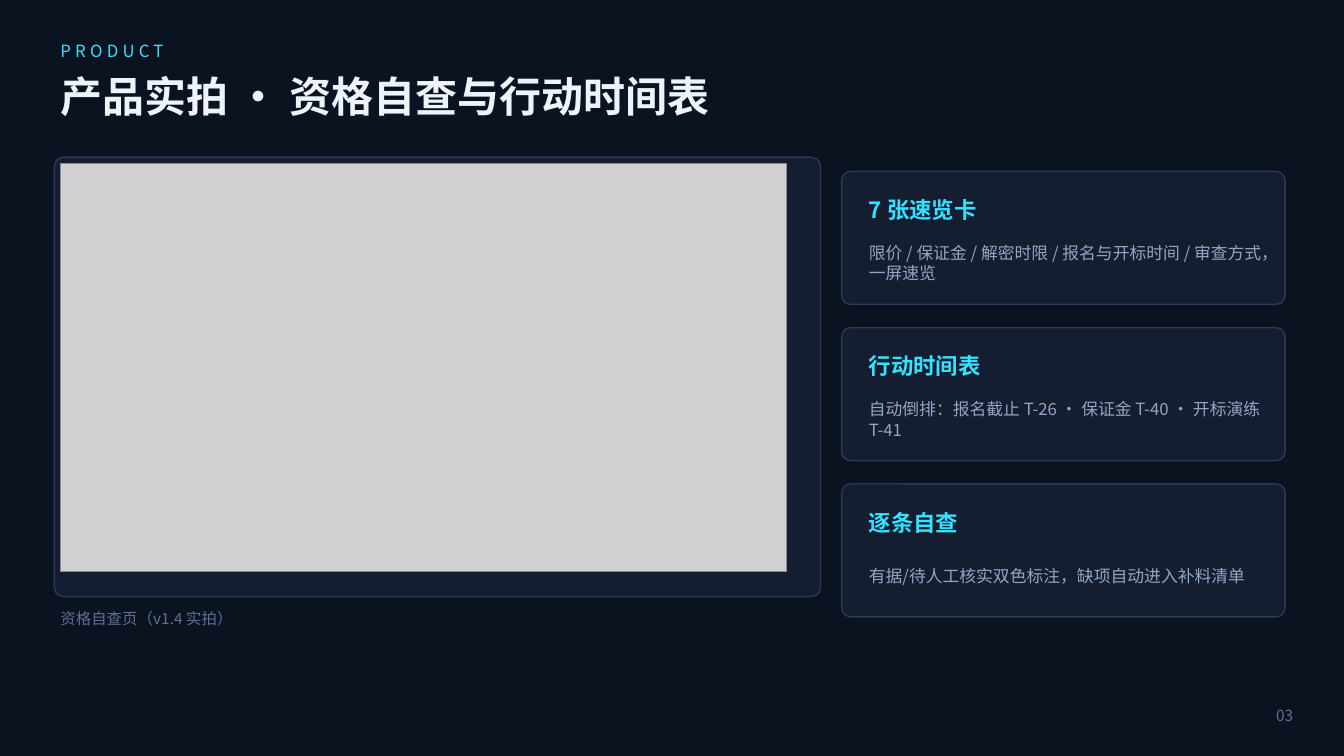
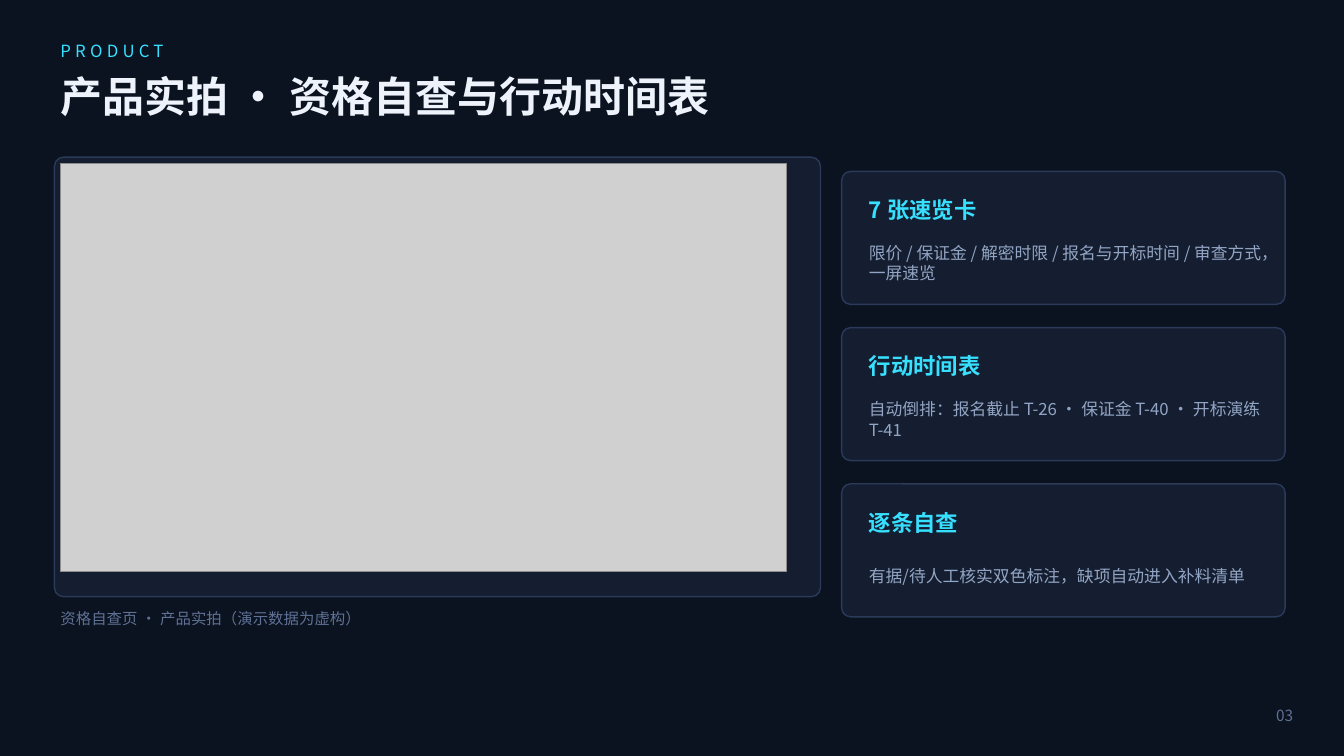
Before and after one commit to azzb66223944qq/bidpilot, a slide deck: slide 4 of docs/Roadshow-Deck-BidPilot.pptx. Drawn at 1344x756 pixels with LibreOffice and Linux fonts; fonts in the diff are those of the drawing; grey boxes stand for pictures. Boxes give left, top, right and bottom in pixels: in the first picture for what was removed or moved away, otherwise in the second. Text is boxed around its words. In the diff, an @@ line names an element or a change of style, - is before the commit and + after.

```diff
--- a/docs/Roadshow-Deck-BidPilot.pptx
+++ b/docs/Roadshow-Deck-BidPilot.pptx
@@ text at (60,611,361,625): text changed @@
-资格自查页（v1.4 实拍）
+资格自查页 · 产品实拍（演示数据为虚构）
```
Also in this commit, not shown: 9 other slides changed, 22 other files.
